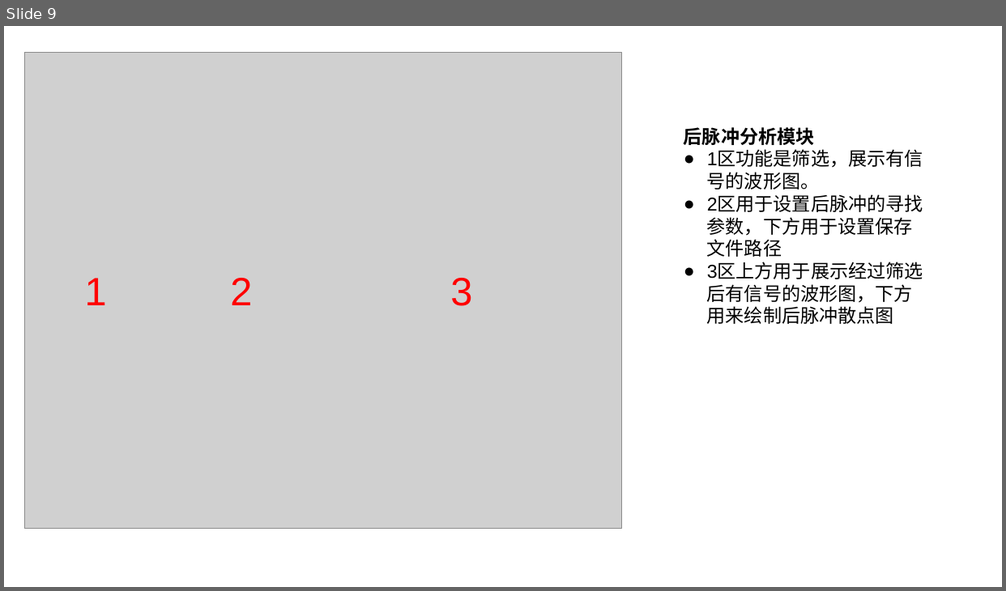
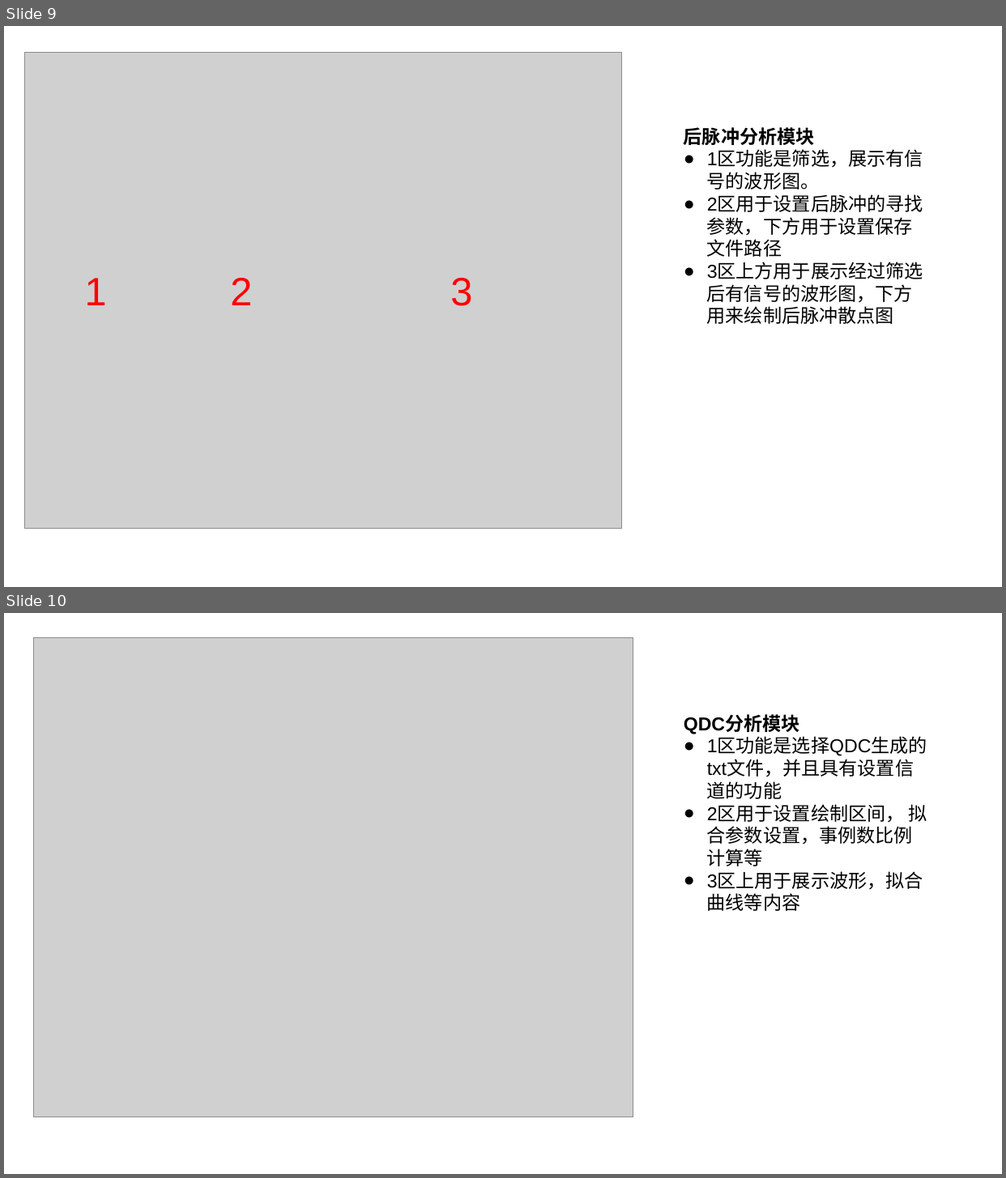
Before and after one commit to PENG-HuaXing/oscilloscope, a slide deck: Presentation1.pptx. Shown one above the other, each under a label of ours: slide 9 before the commit, slides 9 and 10 after it. The pictures are 1006x591 and 1006x1178 pixels, drawn with LibreOffice and Linux fonts; fonts in the diff are those of the drawing; grey boxes stand for pictures. Boxes give left, top, right and bottom in pixels: in the first picture for what was removed or moved away, otherwise in the second. Text is boxed around its words. In the diff, an @@ line names an element or a change of style, - is before the commit and + after.

```diff
--- a/Presentation1.pptx
+++ b/Presentation1.pptx
@@ slide 10 added at (x1=4, y1=613, x2=1002, y2=1174), background #FFFFFF @@
@@ picture added at (x1=33, y1=637, x2=633, y2=1118) @@
@@ text added at (x1=684, y1=715, x2=927, y2=911), 18 pt, text #000000 @@
+QDC分析模块
+● 1区功能是选择QDC生成的txt文件，并且具有设置信道的功能
+● 2区用于设置绘制区间， 拟合参数设置，事例数比例计算等
+● 3区上用于展示波形，拟合曲线等内容
```
Also in this commit, not shown: 5 other slides added.
